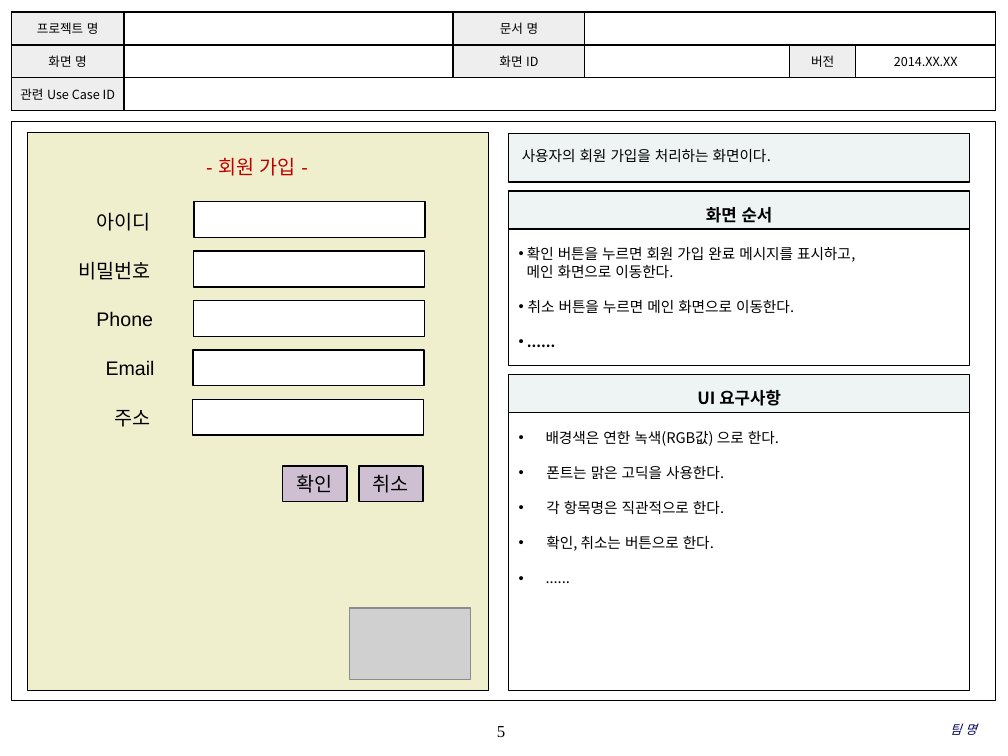
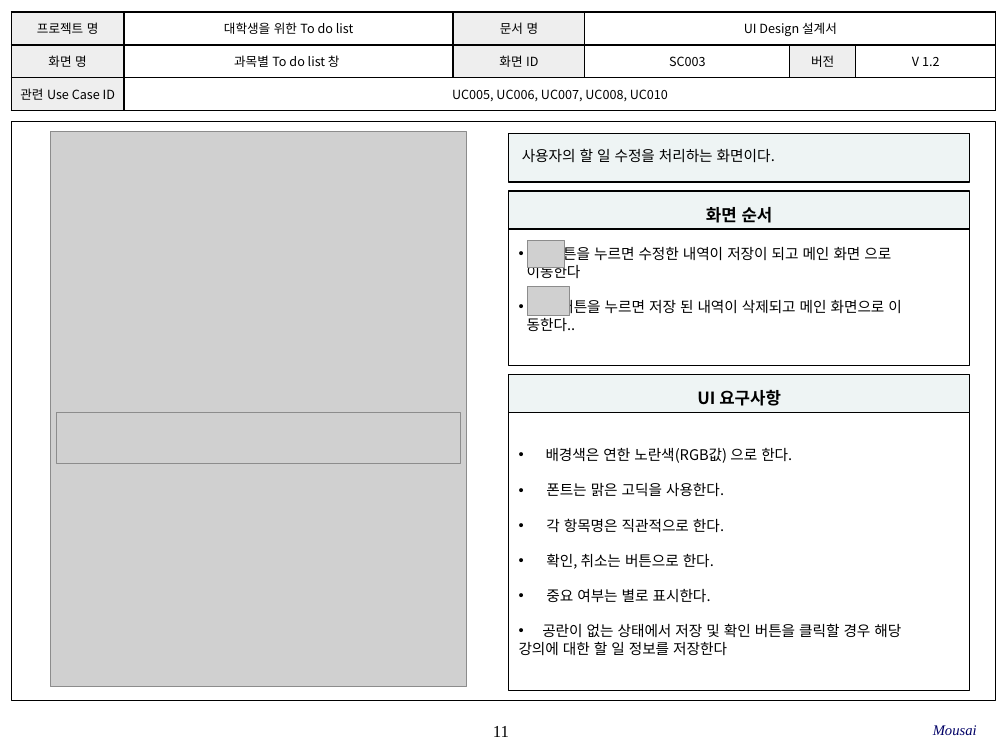
Before and after one commit to SE-admin/SE2017_2_mousai, a slide deck: slide 11 of doc/3_ 설계서/UI Design Template.pptx (slide 5 before the commit). Drawn at 1008x756 pixels with LibreOffice and Linux fonts; fonts in the diff are those of the drawing; grey boxes stand for pictures; background and template pictures are left out. Boxes give left, top, right and bottom in pixels: in the first picture for what was removed or moved away, otherwise in the second. Text is boxed around its words. In the diff, an @@ line names an element or a change of style, - is before the commit and + after.

Commit message:
유아이다이어그램 20170525_01_최소영(확인만함 수정x)

```diff
--- a/doc/3_ 설계서/UI Design Template.pptx
+++ b/doc/3_ 설계서/UI Design Template.pptx
@@ table at box(11, 12, 995, 111) @@
-row 1, column 2: 
+row 1, column 2: 대학생을 위한 To do list
-row 1, column 4: 
+row 1, column 4: UI Design 설계서
-row 2: 화면 명 |  | 화면 ID |  | 버전 | 2014.XX.XX
+row 2: 화면 명 | 과목별 To do list 창 | 화면 ID | SC003 | 버전 | V 1.2
-row 3, column 2: 
+row 3, column 2: UC005, UC006, UC007, UC008, UC010
@@ picture added at box(50, 132, 468, 687) @@
@@ text in rectangle at box(522, 148, 775, 162): text changed @@
-사용자의 회원 가입을 처리하는 화면이다.
+사용자의 할 일 수정을 처리하는 화면이다.
@@ text in rectangle at box(527, 245, 902, 331): text changed @@
-• 확인 버튼을 누르면 회원 가입 완료 메시지를 표시하고,
-메인 화면으로 이동한다.
-• 취소 버튼을 누르면 메인 화면으로 이동한다.
-• ......
+• 버튼을 누르면 수정한 내역이 저장이 되고 메인 화면 으로
+이동한다
+• 버튼을 누르면 저장 된 내역이 삭제되고 메인 화면으로 이
+동한다..
@@ picture added at box(527, 240, 564, 267) @@
@@ picture added at box(527, 286, 570, 316) @@
@@ picture added at box(56, 412, 460, 464) @@
@@ text in rectangle at box(546, 448, 792, 463): text changed @@
-• 배경색은 연한 녹색(RGB값) 으로 한다.
+• 배경색은 연한 노란색(RGB값) 으로 한다.
@@ text in rectangle at box(519, 589, 901, 655): text changed @@
-• ......
+• 중요 여부는 별로 표시한다.
+• 공란이 없는 상태에서 저장 및 확인 버튼을 클릭할 경우 해당
+강의에 대한 할 일 정보를 저장한다
@@ group removed at box(27, 133, 489, 690): 8 rectangles, 6 texts, 1 picture @@
-확인
-- 회원 가입 -
-아이디
-비밀번호
-Phone
-Email
-주소
-취소
@@ page number at box(493, 726, 509, 737): text changed @@
-5
+11
@@ text at box(933, 725, 977, 735): text changed; size 9 to 10.5 pt @@
-팀 명
+Mousai
```
Also in this commit, not shown: 3 other slides changed, 14 slides added.
